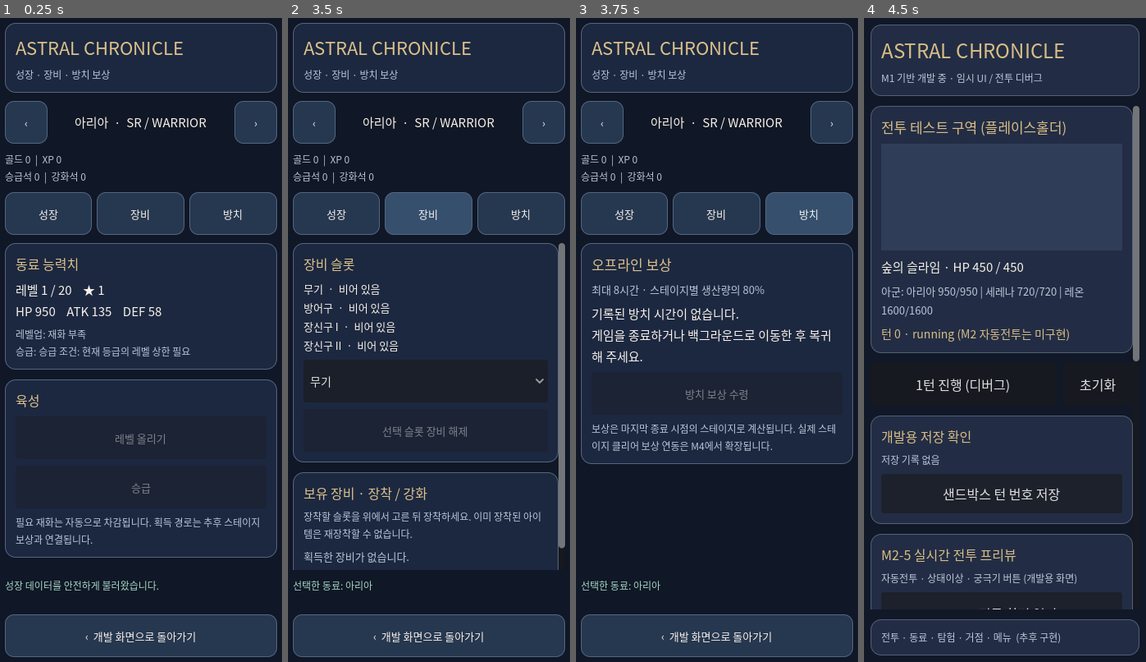
Above: before the commit, frames 1-4 (left to right).
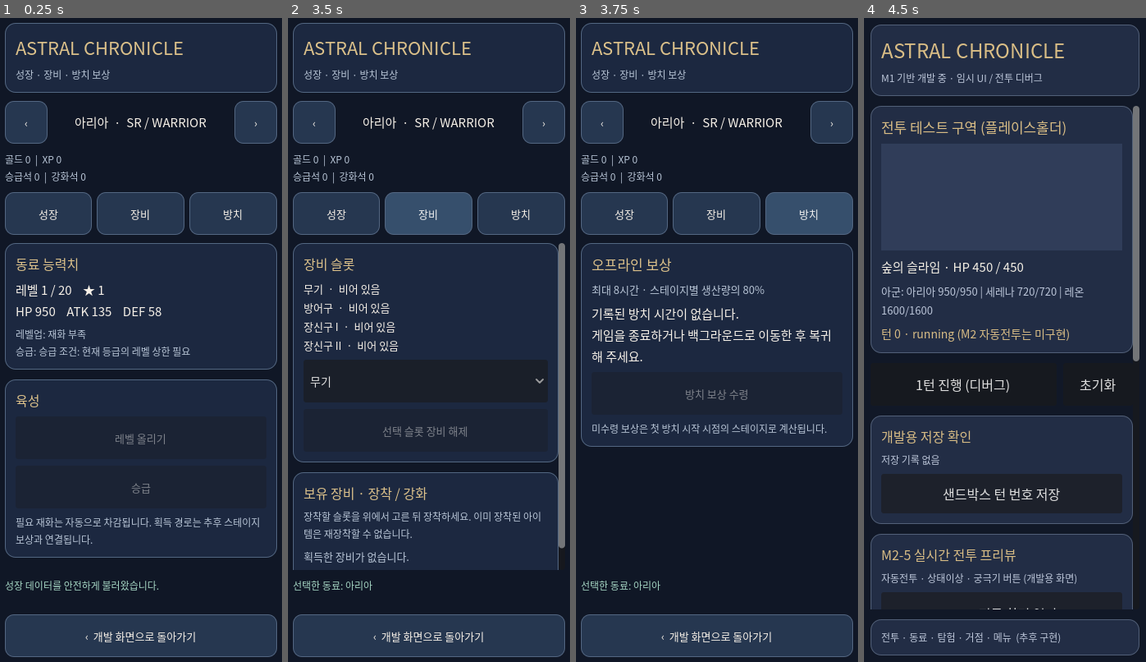
Above: after the commit, the same moments.

Repository: nalkarowndal/ppp
Game: Godot game, scene res://scenes/m3_progression.tscn
Two runs of this game, one before a commit and one after it. Both use one fixed random seed, a clock stepped at 60 frames per second and the inputs below. This scene is started directly instead of the project's main scene.
Inputs:
- Up to frame 1 (0.25 s): no input
- Up to frame 2 (3.5 s): click "‹" at 0.5 s; click "›" at 1.25 s; click "성장" at 2 s; click "장비" at 2.75 s
- Up to frame 3 (3.75 s): click "방치" at 3.5 s
- Up to frame 4 (4.5 s): click "‹ 개발 화면으로 돌아가기" at 4.25 s

Frames 1-2 are identical in both runs. In frame 3, 3.5% of the frame differs, in the area x 1-99%, y 63-70%; in frame 4, nothing differs.

Commit message:
Prevent payouts from ambiguous legacy idle checkpoints

Diff:
--- a/scripts/core/profile_store.gd
+++ b/scripts/core/profile_store.gd
@@ -228,6 +228,13 @@
 		return _save_result(false, str(loaded["reason"]), {})
 	var profile: Dictionary = loaded["profile"]
 	var pending: Dictionary = profile["offline_checkpoint"]
+	# V1 used the claim time as a new anchor. After a prior claim the
+	# legacy save cannot prove that a subsequent real pause occurred.
+	if not background and int(pending.get("schema_version", 0)) == Idle.SCHEMA_VERSION:
+		for event_id in profile["economy_state"]["seen_events"]:
+			if str(event_id).begins_with("offline:"):
+				profile["offline_checkpoint"] = {}
+				return save_profile(profile, catalog, characters, path)
 	var checkpoint: Dictionary
 	if background:
 		checkpoint = Idle.begin_background(pending, epoch, int(profile["highest_cleared_stage"]), int(profile["revision"]) + 1)
--- a/scripts/ui/m3_progression_ui.gd
+++ b/scripts/ui/m3_progression_ui.gd
@@ -220,7 +220,7 @@
 	_idle_summary = _label(panel, "", 15, IVORY)
 	_claim_button = _button(panel, "방치 보상 수령", "M3IdleClaimButton")
 	_claim_button.pressed.connect(_on_claim_pressed)
-	_label(panel, "보상은 마지막 종료 시점의 스테이지로 계산됩니다. 실제 스테이지 클리어 보상 연동은 M4에서 확장됩니다.", 12, MUTED)
+	_label(panel, "미수령 보상은 첫 방치 시작 시점의 스테이지로 계산됩니다.", 12, MUTED)
 
 func _apply_safe_area() -> void:
 	if _safe == null:
--- a/tests/m3_pending_idle_lifecycle_test.gd
+++ b/tests/m3_pending_idle_lifecycle_test.gd
@@ -60,6 +60,13 @@
 	_check(bool(controller.claim_idle(T0 + 55000)["ok"]), "second payout succeeds")
 	_check(int(controller.snapshot()["economy_state"]["wallet"]["gold"]) == 1600, "second payout added exactly once")
 	_check(controller.snapshot()["economy_state"]["seen_events"].size() == 2, "two distinct durable receipts")
+	var legacy_after_claim: Dictionary = controller.snapshot()
+	legacy_after_claim["offline_checkpoint"] = Idle.new_checkpoint(T0 + 55000, 1)
+	_check(bool(Store.save_profile(legacy_after_claim, catalog, chars, PATH)["ok"]), "legacy post-claim save fixture")
+	_check(bool(restart.initialize(PATH)["ok"]), "legacy post-claim save opens")
+	_check(bool(restart.mark_foreground(T0 + 58600)["ok"]), "ambiguous legacy anchor is retired")
+	_check(not bool(restart.claim_idle(T0 + 58600)["ok"]), "legacy claim time cannot create a payout")
+	_check(int(restart.snapshot()["economy_state"]["wallet"]["gold"]) == 1600, "legacy migration preserves wallet")
 	_finish()
 
 func _check(valid: bool, label: String) -> void:
